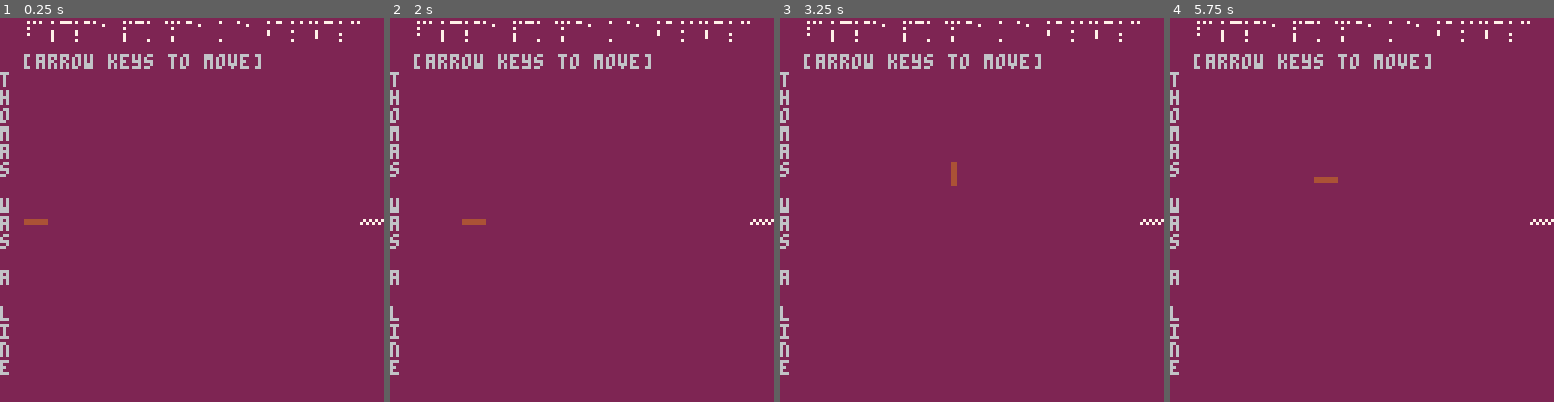
Above: before the commit, frames 1-4 (left to right).
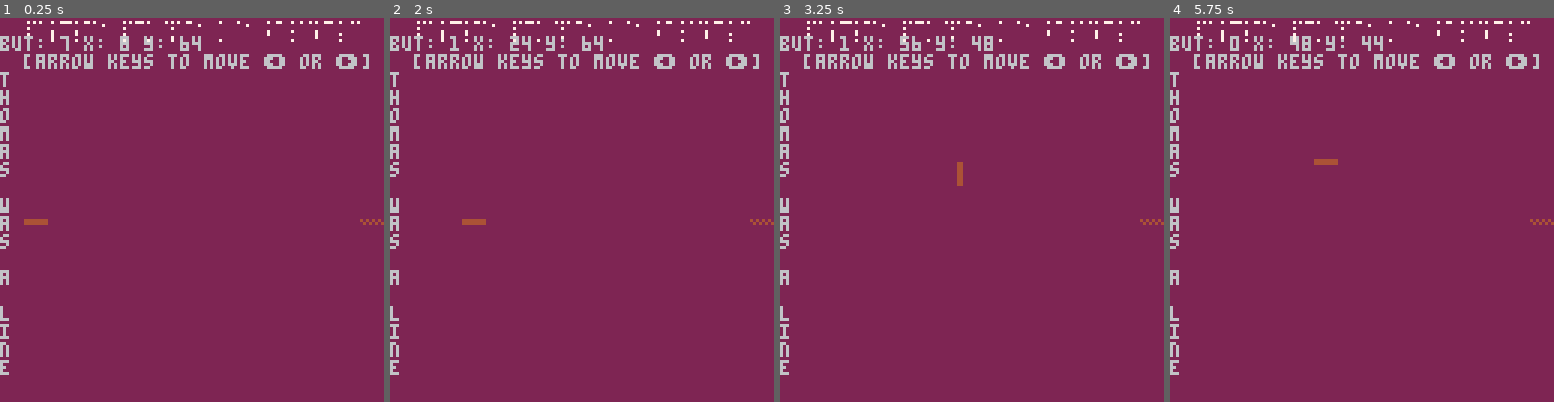
Above: after the commit, the same moments.

Repository: DoctorMikeReddy/Thomas-Was-a-Line
Game: PICO-8 cartridge thomas-was-a-line.p8
Two runs of this game, one before a commit and one after it. Both use one fixed random seed, a clock stepped at 60 frames per second and the inputs below.
Inputs:
- Up to frame 1 (0.25 s): no input
- Up to frame 2 (2 s): tap X (X key) at 0.33, 1.07, 1.85 s; tap O (Z key) at 0.7, 1.7 s; hold Right from 1.6 s (still down)
- Up to frame 3 (3.25 s): release Right at 2.1 s; tap O (Z key) at 2.1, 2.5, 2.9 s; hold Up 2.15-2.42 s; hold Right 2.47-3.03 s; tap X (X key) at 2.97 s; hold Left from 3.08 s (still down)
- Up to frame 4 (5.75 s): tap O (Z key) every 0.4 s from 3.3 to 5.7 s; release Left at 3.58 s; hold Down 3.63-3.97 s; hold Right 4.02-4.68 s; tap X (X key) at 4.08, 5.2 s; hold Up 4.73-5.03 s; hold Left 5.08-5.68 s; hold Down from 5.73 s (still down)

The runs differ from the first frame. In frame 1, 1.2% of the frame differs, in the area x 0-100%, y 4-54%; in frame 2, 1.2%; in frame 3, 1.4%; in frame 4, 1.5%.

Commit message:
Improved controls and carried on generalisation of levels

Diff:
--- a/thomas-was-a-line.p8
+++ b/thomas-was-a-line.p8
@@ -6,47 +6,95 @@
 y = 64
 l = 0
 d=-1 -- default x direction
+button=7 -- null as always false
 hmsg="null"
 vmsg="thomas was a line"
+player=0
+-- test table of player chars
+players={{0,5,-1,8,64},
+         {1,8,1,64,64},
+         {2,11,0,64,8}
+        }
+targets={{0,21,-1,120,64}
+        }
+maxplayers=1 -- starting at zero
 end
 
 function _update()
   if (l==0) then
-    hmsg="  [arrow keys to move]"
+    hmsg="  [arrow keys to move ⬅️ or ➡️]"
   elseif (l==1) then
-    hmsg="  [press z 🅾️ or x ❎]"
+    hmsg="  [press z (or 🅾️)]"
   elseif (l==2) then
+    hmsg="  why oh 'y' 🅾️ why?"
+  elseif (l==3) then
     hmsg="  sure as x is x?"
-  elseif (l==3) then
-    hmsg="  why oh 'y' 🅾️ why?"
   else
     hmsg="  [fin]"
   end
+  x=players[player+1][4]
+  y=players[player+1][5]
+  d=players[player+1][3]
   if d<0 then
-    if btn(0) then x=x-2 end
-    if btn(1) then x=x+2 end
-  else
-    if btn(2) then y=y-2 end
-    if btn(3) then y=y+2 end
-  end
+    if btn(0) then
+      x=x-2
+      button=0
+    elseif btn(1) then
+      x=x+2
+      button=1
+    elseif button==0 then
+      x=flr(x/8)*8
+      button=7
+    elseif button==1 then
+      x=flr((x/8)+0.5)*8
+      button=7
+    end
+  elseif d>0 then
+    if btn(2) then
+      y=y-2
+      button=2
+    elseif btn(3) then
+      y=y+2
+      button=3
+    elseif button==3 then
+      y=flr(y/8)*8
+      button=7
+    elseif button==4 then
+      y=flr((y/8)+0.5)*8
+      button=7
+    end
+  end
+
   if btnp(4) then d=d*-1 end
---  if btn(5) then d=0 end
-
-  if (x<8) then x=8 end
-  -- level 0 hack for now
-  if x>120 then
+
+-- correcting for screen
+  if (x<8) then x=8
+  elseif x>120 then
     x=120
   end
-  if (y<8) then y=8 end
-  if (y>=120) then y=120 end
-
+  if (y<8) then y=8
+  elseif (y>=120) then y=120
+  end
+
+-- reassigning player values
+  players[player+1][4]=x
+  players[player+1][5]=y
+  players[player+1][3]=d
+
+   if btnp(5) then player+=1
+    if player>#players-1
+      or player>maxplayers-1 then
+      player = 0
+    end
+  end
 -- level 0 hack
   if l==0 and x==120 and y==64
   then
     d=1
     l=1
-    x=8
-    y=64
+    player=0
+    players[player+1][4]=8
+    players[player+1][5]=64
   end
   -- level 1 hack
   if l==1 and x==120 and y==64
@@ -54,16 +102,18 @@
   then
     d=-1
     l=2
-    x=8
-    y=64
+    player=0
+    players[player+1][4]=8
+    players[player+1][5]=64
   end
   -- level 2 hack
   if l==2 and x==120 and y==56
   and d>0
   then
     l=3
-    x=8
-    y=64
+    player=0
+    players[player+1][4]=8
+    players[player+1][5]=64
   end
 
 
@@ -76,7 +126,7 @@
 -- colour scheme
   map((l%8)*16,(flr(l/8)*16),0,0)
   print("")
-  print("")
+  print("but: "..button.." x: "..x.." y: "..y)
   -- horiz message, if any
   print(hmsg)
 
@@ -90,13 +140,25 @@
 
 -- level 0 hack
   if l==0 then
-    spr(17, 120,64)
+    spr((targets[player+1][2])+
+         targets[player+1][3],
+       targets[player+1][4],
+       targets[player+1][5])
+--    spr(17, 120,64)
   elseif l==1 then
     if y==64 then
       if d<0 then
-        spr(19, 120, 64)
+        spr((targets[player+1][2])+
+         targets[player+1][3],
+       targets[player+1][4],
+       targets[player+1][5])
+--        spr(19, 120, 64)
       else
-        spr(18,120,64)
+        spr((targets[player+1][2])+
+         targets[player+1][3],
+       targets[player+1][4],
+       targets[player+1][5])
+--        spr(18,120,64)
       end
     end
   elseif l==2 then
@@ -110,30 +172,33 @@
   --  spr(18, 120, 56)
   end
 
-  drawscreen()
-end
-
-function drawscreen()
-
-  spr(5+d,x,y)
+  drawplayer()
+end
+
+function drawplayer()
+
+  spr((players[player+1][2])+
+         players[player+1][3],
+       players[player+1][4],
+       players[player+1][5])
 end
 __gfx__
-0000000000000000000770000000000000000000000000000004400000000000000990000000000000000000000aa00000000000000000000008800000000000
-0000000000000000000770000000000000000000000000000004400000000000000990000000000000000000000aa00000000000000000000008800000000000
-0070070000000000000770000000000000000000000000000004400000000000000990000000000000000000000aa00000000000000000000008800000000000
+000000000000000000000000000770000000000000000000000440000000000000000000000990000000000000000000000aa000000000000000000000088000
+000000000000000000000000000770000000000000000000000440000000000000000000000990000000000000000000000aa000000000000000000000088000
+007007000000000000000000000770000000000000000000000440000000000000000000000990000000000000000000000aa000000000000000000000088000
 00077000777777770007700000077000444444440004400000044000999999990009900000099000aaaaaaaa000aa000000aa000888888880008800000088000
 00077000777777770007700000077000444444440004400000044000999999990009900000099000aaaaaaaa000aa000000aa000888888880008800000088000
-0070070000000000000770000000000000000000000000000004400000000000000990000000000000000000000aa00000000000000000000008800000000000
-0000000000000000000770000000000000000000000000000004400000000000000990000000000000000000000aa00000000000000000000008800000000000
-0000000000000000000770000000000000000000000000000004400000000000000990000000000000000000000aa00000000000000000000008800000000000
-0000000000000000000070000000000000000000000400000000000000000000000900000000000000000000000a000000000000000000000008000000000000
-00000000000000000007000000000000000000000000400000000000000000000000900000000000000000000000a00000000000000000000000800000000000
-0000000000000000000070000000000000000000000400000000000000000000000900000000000000000000000a000000000000000000000008000000000000
+007007000000000000000000000770000000000000000000000440000000000000000000000990000000000000000000000aa000000000000000000000088000
+000000000000000000000000000770000000000000000000000440000000000000000000000990000000000000000000000aa000000000000000000000088000
+000000000000000000000000000770000000000000000000000440000000000000000000000990000000000000000000000aa000000000000000000000088000
+000000000000000000000000000070000000000000000000000400000000000000000000000900000000000000000000000a0000000000000000000000080000
+0000000000000000000000000007000000000000000000000000400000000000000000000000900000000000000000000000a000000000000000000000008000
+000000000000000000000000000070000000000000000000000400000000000000000000000900000000000000000000000a0000000000000000000000080000
 00000000070707070007000000070000404040400000400000004000909090900000900000009000a0a0a0a00000a0000000a000808080800000800000008000
 000000007070707000007000000070000404040400040000000400000909090900090000000900000a0a0a0a000a0000000a0000080808080008000000080000
-00000000000000000007000000000000000000000000400000000000000000000000900000000000000000000000a00000000000000000000000800000000000
-0000000000000000000070000000000000000000000400000000000000000000000900000000000000000000000a000000000000000000000008000000000000
-00000000000000000007000000000000000000000000400000000000000000000000900000000000000000000000a00000000000000000000000800000000000
+0000000000000000000000000007000000000000000000000000400000000000000000000000900000000000000000000000a000000000000000000000008000
+000000000000000000000000000070000000000000000000000400000000000000000000000900000000000000000000000a0000000000000000000000080000
+0000000000000000000000000007000000000000000000000000400000000000000000000000900000000000000000000000a000000000000000000000008000
 00000000000000000000000000000000000000000000000000000000000000000000000000000000000000000000000000000000000000000000000000000000
 00000000000000000000000000000000000000000000000000000000000000000000000000000000000000000000000000000000000000000000000000000000
 00700000007000070070007000700077007007000070070700700770007007770070700000707007007070700070707700707700007077070070777000707777
